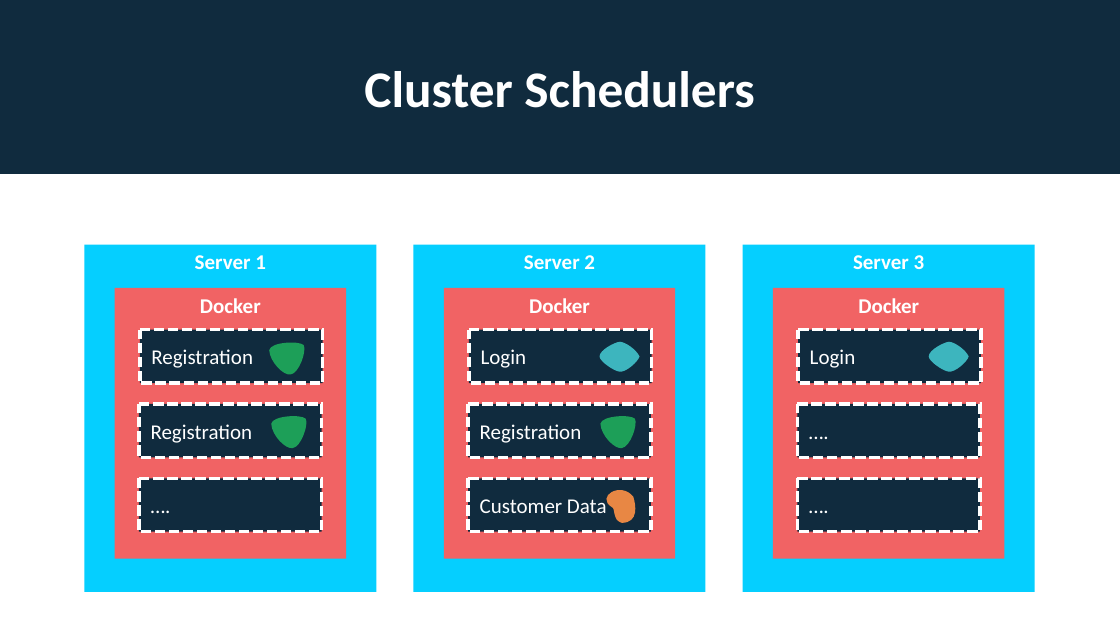
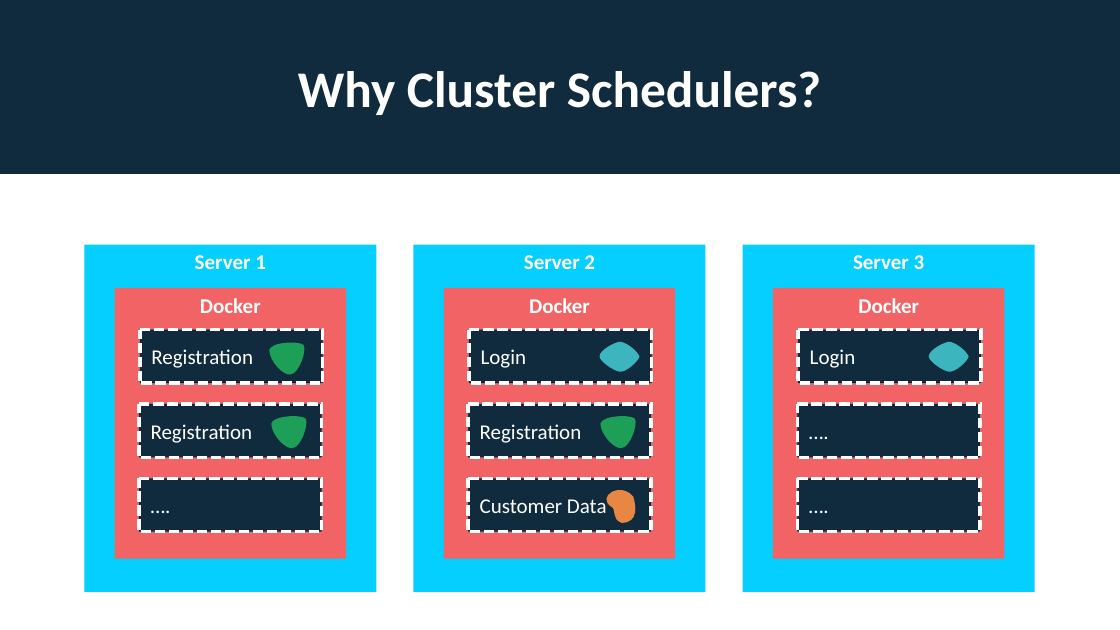
Before and after one commit to rogeralsing/Presentations, a slide deck: slide 30 of Docker/docker.pptx (slide 29 before the commit). Drawn at 1120x630 pixels with LibreOffice and Linux fonts; fonts in the diff are those of the drawing. Boxes give left, top, right and bottom in pixels: in the first picture for what was removed or moved away, otherwise in the second. Text is boxed around its words. In the diff, an @@ line names an element or a change of style, - is before the commit and + after.

```diff
--- a/Docker/docker.pptx
+++ b/Docker/docker.pptx
@@ text in rectangle at bbox=[298, 71, 821, 115]: text changed @@
-Cluster Schedulers
+Why Cluster Schedulers?
```
Also in this commit, not shown: 3 other slides changed, 4 slides added.
